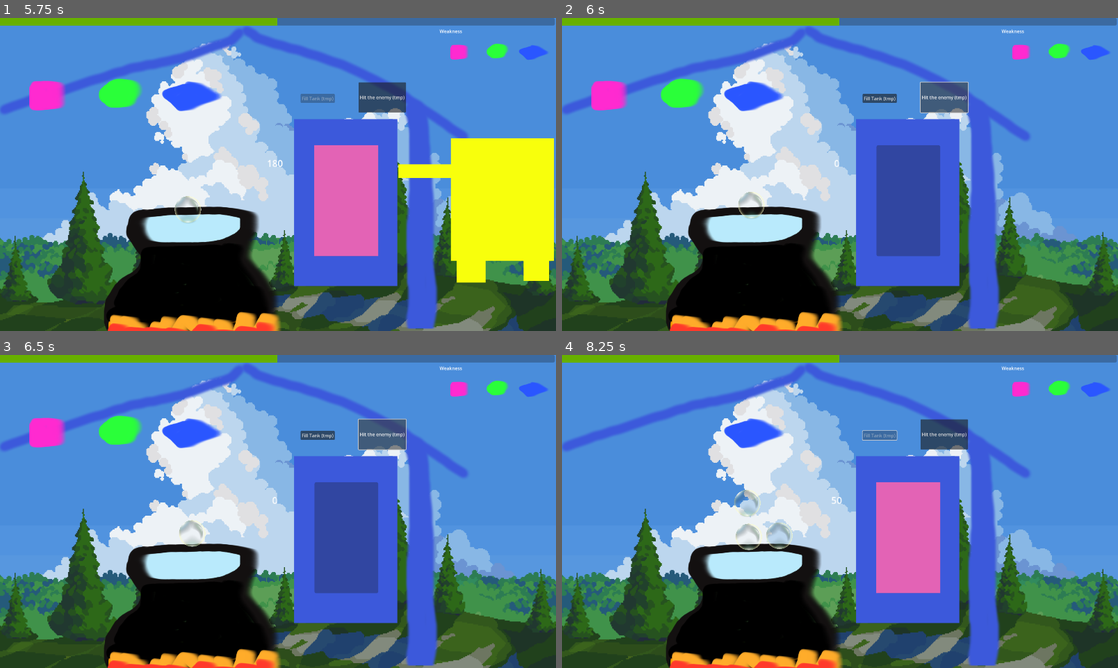
Above: before the commit, frames 1-4 (two rows, left to right).
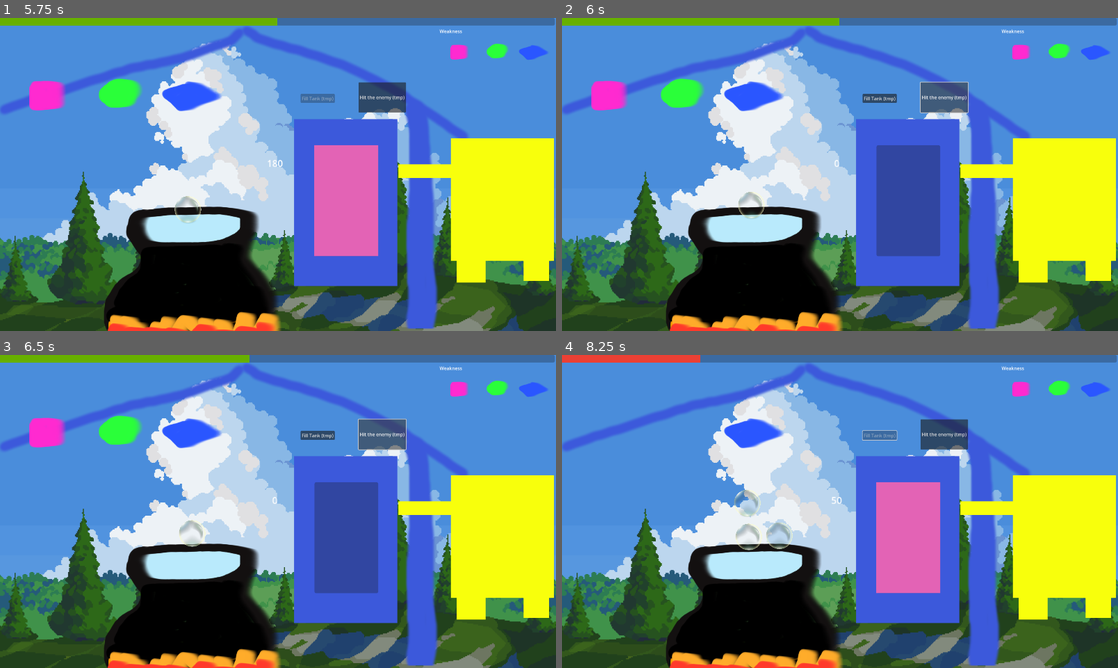
Above: after the commit, the same moments.

Repository: jackfruitgames/ahirutochi
Game: Godot game, scene res://scenes/MainMenu/main_menu.tscn
Same seed, same stepped clock (60 frames per second), same inputs: the game is played once before the commit and once after it.
Inputs (mouse positions are in pixels of both pictures, inside the frame that each line leads up to):
- Up to frame 1 (5.75 s): click "Start the game" at 0.5 s; click "Hit the enemy (tmp)" at 1.25 s; click (177, 221) at 2 s; click "Fill Tank (tmp)" at 2.75 s; click (194, 212) at 3.5 s; click "Hit the enemy (tmp)" at 4.25 s; click (200, 212) at 5.02 s
- Up to frame 2 (6 s): click "Hit the enemy (tmp)" at 5.75 s
- Up to frame 3 (6.5 s): no input
- Up to frame 4 (8.25 s): click "Fill Tank (tmp)" at 6.5 s; move the mouse to (612, 426) at 7.27 s; click (612, 426) at 7.35 s; move the mouse to (684, 426) at 8.02 s; click (684, 426) at 8.1 s

Frame 1 is identical in both runs. In frame 2, 8.4% of the frame differs, in the area x 71-100%, y 38-85%; in frame 3, 8.5%; in frame 4, 9.6%, in the area x 0-100%, y 0-85%.

Commit message:
Add enemy manager to game

Diff:
--- /dev/null
+++ b/scenes/Game/enemy_manager.gd
@@ -0,0 +1,10 @@
+extends Node
+
+func create_new_enemy() -> void:
+	var new_enemy = load("res://scenes/Enemy/enemy.tscn")
+	#$EnemyGroup.add_child(new_enemy)
+
+
+func _on_new_enemy_timer_timeout() -> void:
+	print("Create new enemy...")
+	create_new_enemy()
--- a/scenes/Game/game.tscn
+++ b/scenes/Game/game.tscn
@@ -7,6 +7,7 @@
 [ext_resource type="PackedScene" uid="uid://ci5k534ymwvur" path="res://scenes/Pot/pot.tscn" id="6_22nnk"]
 [ext_resource type="PackedScene" uid="uid://d37y8ymcxeu2y" path="res://scenes/SodaDream/soda_dream.tscn" id="6_aey6b"]
 [ext_resource type="PackedScene" uid="uid://75mrk5v6elk0" path="res://scenes/Enemy/enemy.tscn" id="7_q5ej7"]
+[ext_resource type="Script" path="res://scenes/Game/enemy_manager.gd" id="8_bt56v"]
 [ext_resource type="PackedScene" uid="uid://ddiqhqerpc3ph" path="res://scenes/Recipe/recipe.tscn" id="8_lxuc3"]
 
 [node name="Game" type="Node2D"]
@@ -23,16 +24,27 @@
 position = Vector2(164, 236)
 
 [node name="Pot" parent="." instance=ExtResource("6_22nnk")]
+self_modulate = Color(1, 0.635294, 1, 1)
 position = Vector2(672, 726)
 
 [node name="SodaDream" parent="." instance=ExtResource("6_aey6b")]
 position = Vector2(1190, 614)
 
-[node name="Enemy" parent="." instance=ExtResource("7_q5ej7")]
-position = Vector2(1646, 616)
-
 [node name="Recipe" parent="." instance=ExtResource("8_lxuc3")]
 position = Vector2(1518, 34)
 
+[node name="Enemies" type="Node" parent="."]
+script = ExtResource("8_bt56v")
+
+[node name="EnemyGroup" type="Node" parent="Enemies"]
+
+[node name="StartEnemy" parent="Enemies/EnemyGroup" instance=ExtResource("7_q5ej7")]
+position = Vector2(1646, 616)
+
+[node name="NewEnemyTimer" type="Timer" parent="Enemies"]
+wait_time = 10.0
+autostart = true
+
 [connection signal="bubble_exploded" from="Pot" to="." method="_on_pot_bubble_exploded"]
 [connection signal="shot_fired" from="SodaDream" to="." method="_on_soda_dream_shot_fired"]
+[connection signal="timeout" from="Enemies/NewEnemyTimer" to="Enemies" method="_on_new_enemy_timer_timeout"]
Not shown: 1 places in scenes/Game/game.tscn that only renumber resources
